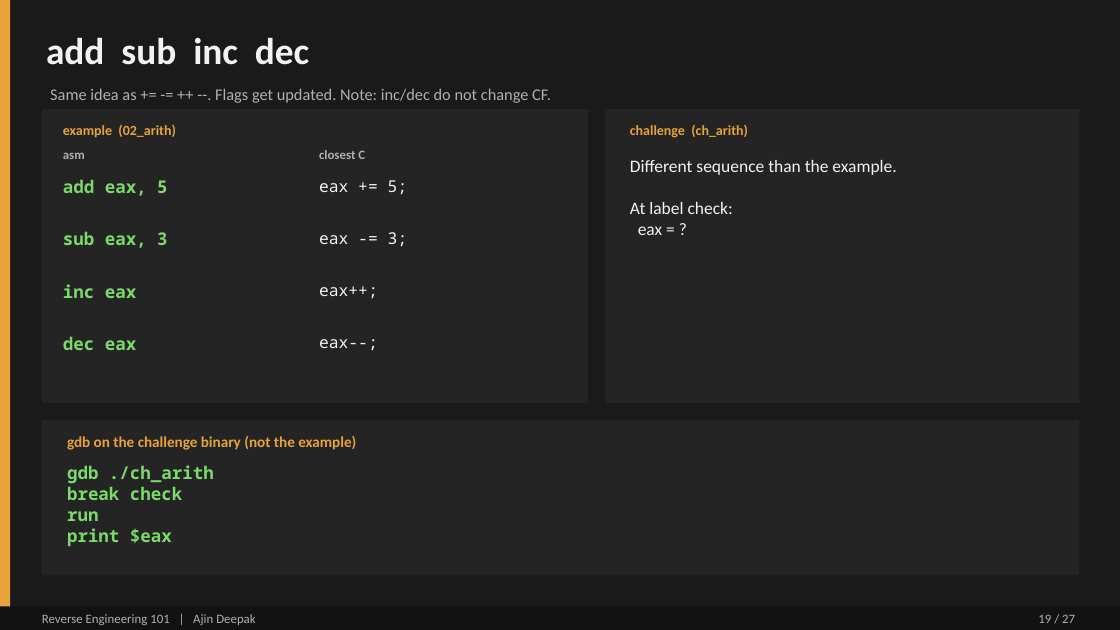
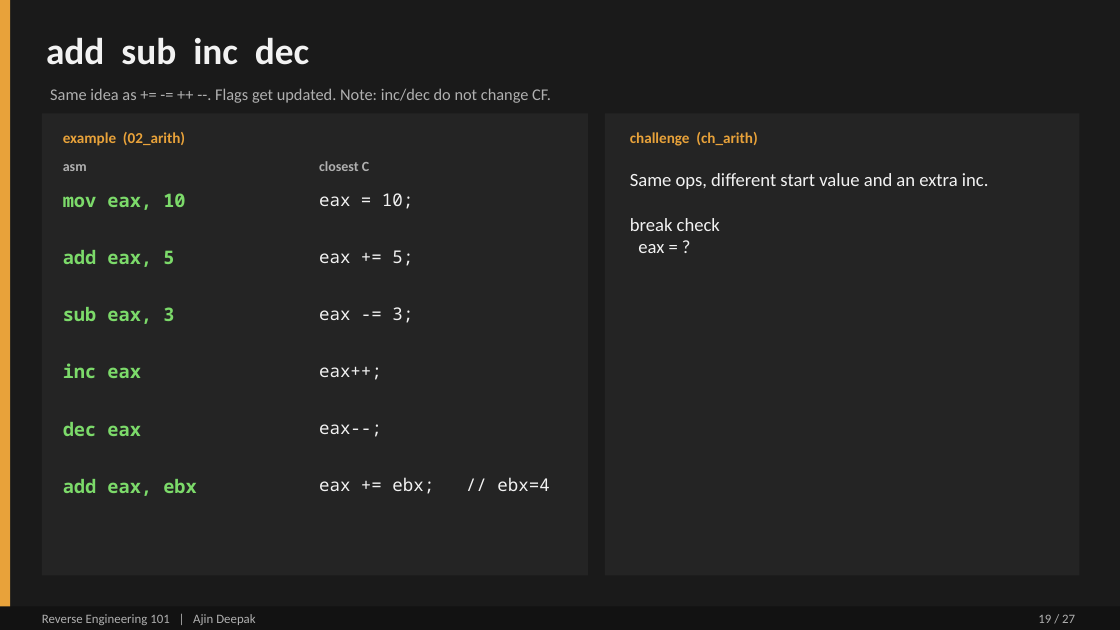
Before and after one commit to DERE-ad2001/reverse-engineering-101, a slide deck: slide 19 of Reverse Engineering 101.pptx. Drawn at 1120x630 pixels with LibreOffice and Linux fonts; fonts in the diff are those of the drawing. Boxes give left, top, right and bottom in pixels: in the first picture for what was removed or moved away, otherwise in the second. Text is boxed around its words. In the diff, an @@ line names an element or a change of style, - is before the commit and + after.

```diff
--- a/Reverse Engineering 101.pptx
+++ b/Reverse Engineering 101.pptx
@@ rectangle: place and size @@
-rectangle at [42, 109, 588, 403]
+rectangle at [42, 113, 588, 576]
@@ rectangle: place and size @@
-rectangle at [605, 109, 1080, 403]
+rectangle at [605, 113, 1080, 576]
@@ text "example (02_arith)" at [63, 132, 185, 146]: size 12 to 13 pt @@
@@ text "challenge (ch_arith)" at [630, 132, 757, 146]: size 12 to 13 pt @@
@@ text "asm": place and size @@
-text "asm" at [63, 153, 85, 159]
+text "asm" at [63, 164, 87, 171]
@@ text "asm" at [63, 164, 87, 171]: size 11 to 12 pt @@
@@ text "closest C": place and size @@
-text "closest C" at [319, 150, 365, 159]
+text "closest C" at [319, 161, 369, 171]
@@ text "closest C" at [319, 161, 369, 171]: size 11 to 12 pt @@
@@ text removed at [630, 160, 896, 235] @@
-Different sequence than the example.
-At label check:
-eax = ?
@@ text added at [630, 173, 989, 253], 16 pt, text #F2F2F2 @@
+Same ops, different start value and an extra inc.
+break check
+eax = ?
@@ text added at [63, 193, 185, 210], 16 pt, text #7CDA6A, bold @@
+mov eax, 10
@@ text added at [319, 193, 413, 209], 15 pt, text #F2F2F2 @@
+eax = 10;
@@ text "add eax, 5": place and size @@
-text "add eax, 5" at [63, 179, 167, 196]
+text "add eax, 5" at [63, 250, 174, 267]
@@ text "eax += 5;": place and size @@
-text "eax += 5;" at [319, 180, 408, 195]
+text "eax += 5;" at [319, 250, 413, 266]
@@ text "eax += 5;" at [319, 250, 413, 266]: size 14 to 15 pt @@
@@ text "sub eax, 3": place and size @@
-text "sub eax, 3" at [63, 231, 167, 248]
+text "sub eax, 3" at [63, 307, 174, 324]
@@ text "eax -= 3;" at [319, 307, 413, 323]: size 14 to 15 pt @@
@@ text "eax -= 3;": place and size @@
-text "eax -= 3;" at [319, 232, 408, 247]
+text "eax -= 3;" at [319, 307, 413, 323]
@@ text "inc eax": place and size @@
-text "inc eax" at [63, 284, 136, 298]
+text "inc eax" at [63, 363, 140, 378]
@@ text at [319, 366, 382, 380]: text changed; size 14 to 15 pt @@
-eax--;
+eax++;
@@ size 15 to 16 pt in 4 elements at [63, 250, 174, 267], [63, 307, 174, 324], [63, 363, 140, 378], [63, 422, 140, 436] @@
@@ text "dec eax": place and size @@
-text "dec eax" at [63, 336, 136, 350]
+text "dec eax" at [63, 422, 140, 436]
@@ rectangle removed at [42, 420, 1080, 576] @@
@@ text removed at [67, 436, 356, 450] @@
-gdb on the challenge binary (not the example)
@@ text at [319, 424, 382, 437]: text changed; size 14 to 15 pt @@
-eax++;
+eax--;
@@ text added at [63, 479, 197, 496], 16 pt, text #7CDA6A, bold @@
+add eax, ebx
@@ text removed at [67, 465, 214, 546] @@
-gdb ./ch_arith
-break check
-run
-print $eax
@@ text added at [319, 477, 549, 494], 15 pt, text #F2F2F2 @@
+eax += ebx; // ebx=4
```
Also in this commit, not shown: 6 other slides changed.
